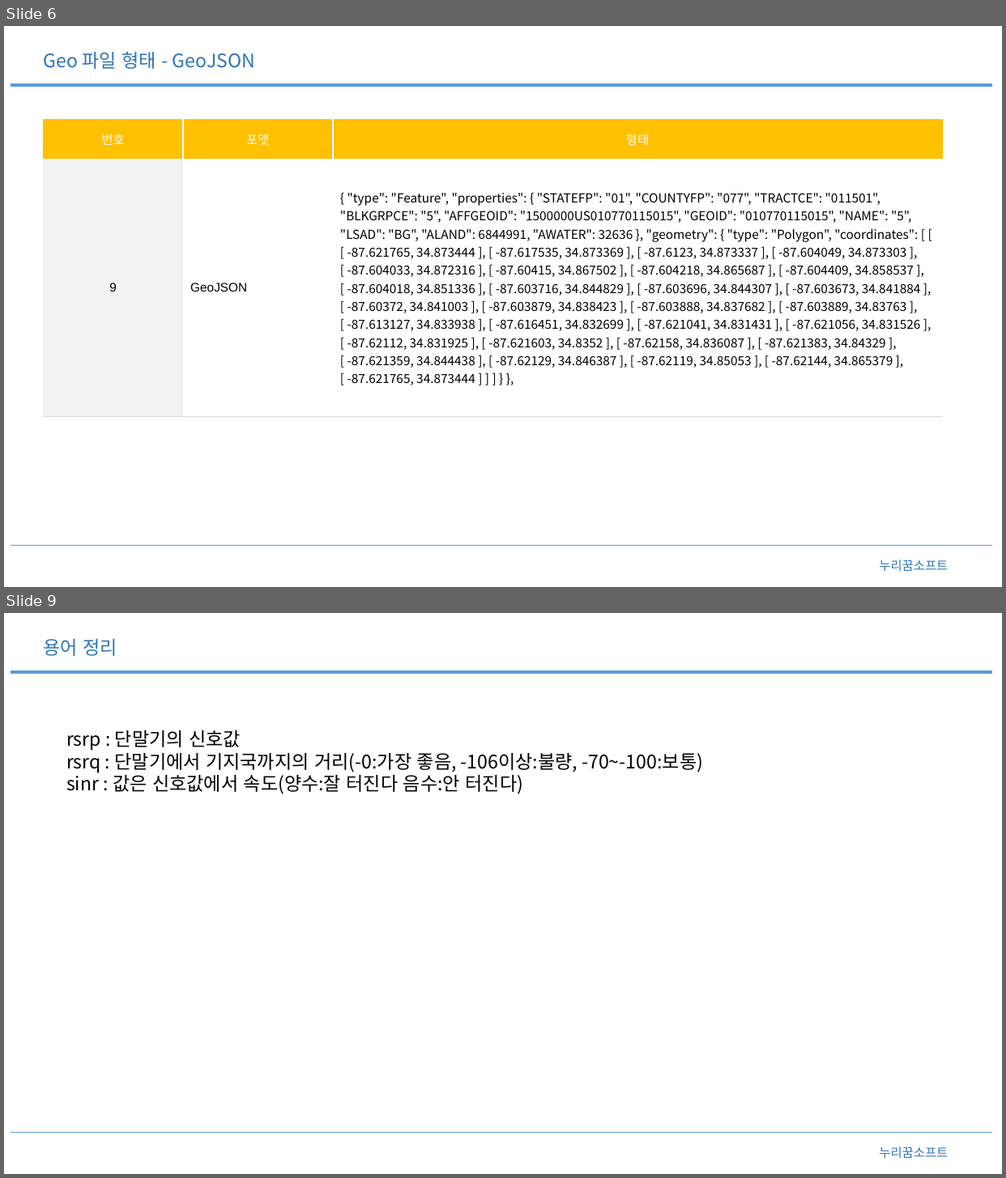
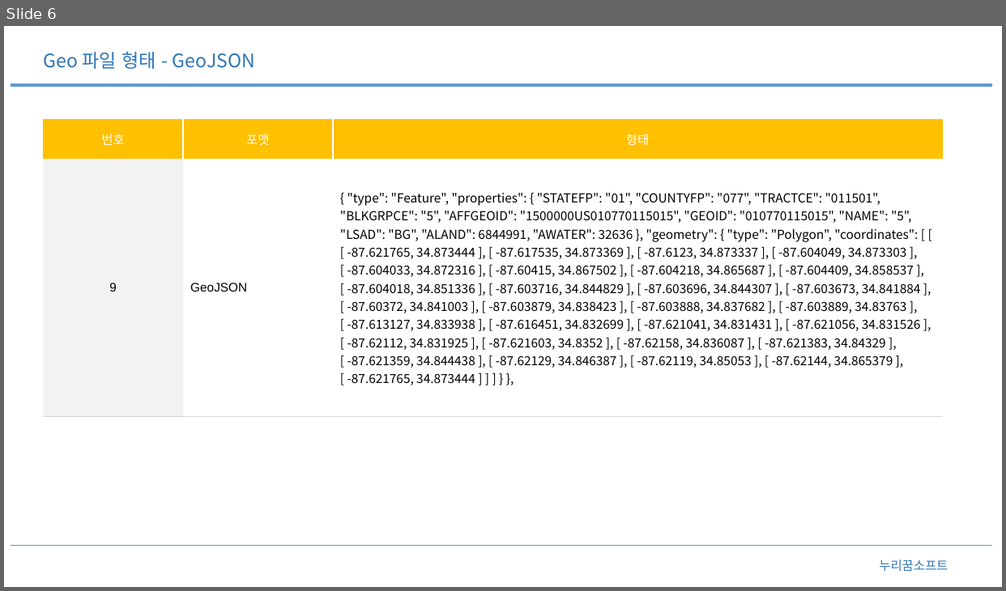
Before and after one commit to pmosoft/spark_scala, a slide deck: eos/01.분석/지도데이터분석.pptx. Shown one above the other, each under a label of ours: slides 6 and 9 before the commit, slide 6 after it; the slides between them are not shown. The pictures are 1006x1178 and 1006x591 pixels, drawn with LibreOffice and Linux fonts; fonts in the diff are those of the drawing. Boxes give left, top, right and bottom in pixels: in the first picture for what was removed or moved away, otherwise in the second. Text is boxed around its words. In the diff, an @@ line names an element or a change of style, - is before the commit and + after.

```diff
--- a/eos/01.분석/지도데이터분석.pptx
+++ b/eos/01.분석/지도데이터분석.pptx
@@ slide 9 removed at bbox=[4, 613, 1002, 1174], background #FFFFFF @@
@@ text removed at bbox=[43, 639, 117, 656] @@
-용어 정리
@@ line removed from (10, 672) to (992, 672) @@
@@ text removed at bbox=[66, 730, 703, 794] @@
-rsrp : 단말기의 신호값
-rsrq : 단말기에서 기지국까지의 거리(-0:가장 좋음, -106이상:불량, -70~-100:보통)
-sinr : 값은 신호값에서 속도(양수:잘 터진다 음수:안 터진다)
@@ line removed from (10, 1132) to (992, 1132) @@
@@ text removed at bbox=[879, 1147, 948, 1158] @@
-누리꿈소프트
```
Also in this commit, not shown: 2 slides changed, 1 other file.
